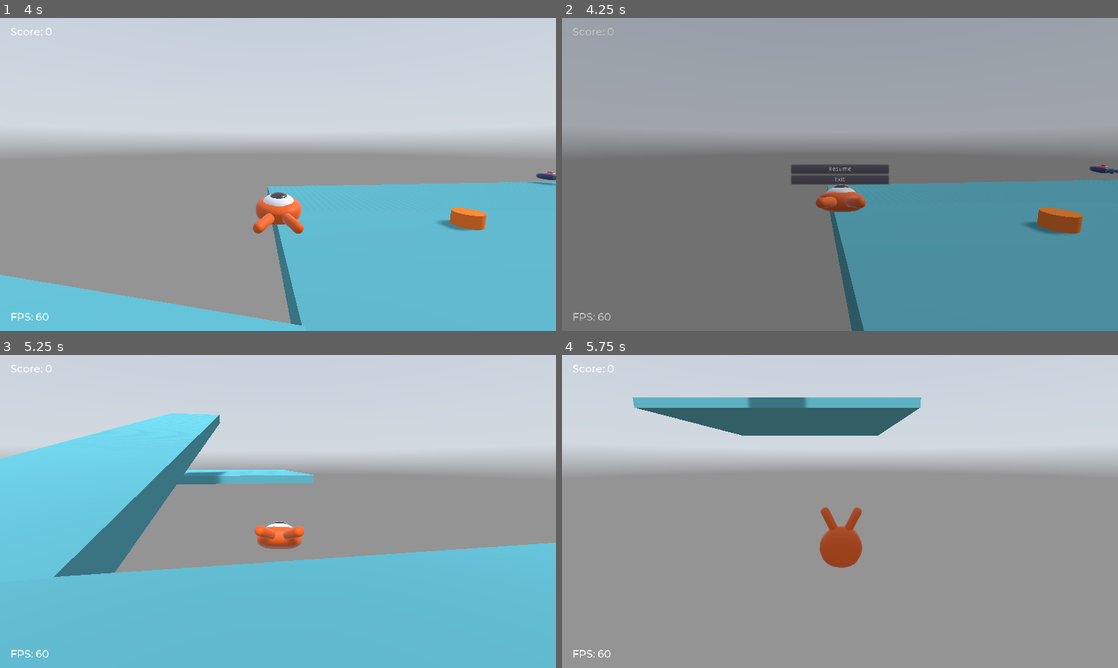
Above: before the commit, frames 1-4 (two rows, left to right).
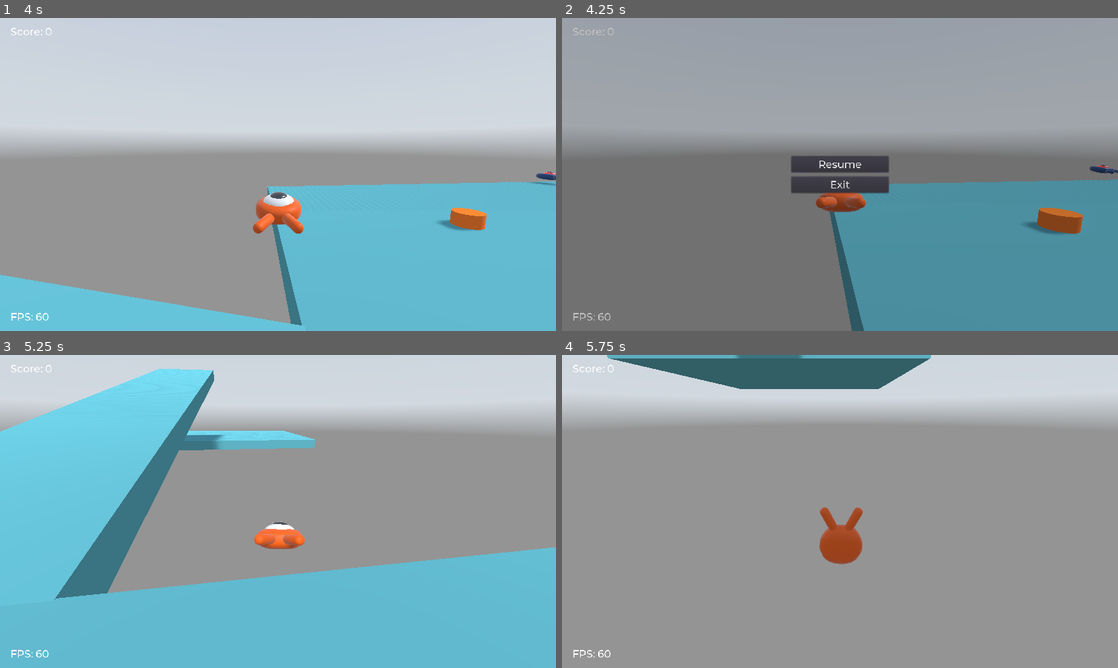
Above: after the commit, the same moments.

Repository: telmotrooper/squash-the-creeps
Game: Godot game, scene res://Main.tscn
Same seed, same stepped clock (60 frames per second), same inputs: the game is played once before the commit and once after it. A sky picture missing from this copy of the repository is replaced by a grey-blue gradient.
Inputs (mouse positions are in pixels of both pictures, inside the frame that each line leads up to):
- Up to frame 1 (4 s): tap Enter (ui_accept) at 0.5 s; move the mouse to (305, 174) at 0.52 s; hold Up (move_forward) from 0.53 s (still down); tap Space (jump) at 0.77, 1.52, 3.02, 3.77 s; move the mouse to (250, 174) at 1.27 s; move the mouse to (289, 168) at 2.02 s; move the mouse to (272, 180) at 2.77 s; move the mouse to (316, 177) at 3.52 s
- Up to frame 2 (4.25 s): keep holding Up (move_forward); tap Escape (pause) at 4.15 s
- Up to frame 3 (5.25 s): release Up (move_forward) at 4.25 s; click "Resume" at 4.25 s; move the mouse to (233, 508) at 5.02 s; hold Up (move_forward) from 5.03 s (still down)
- Up to frame 4 (5.75 s): keep holding Up (move_forward); tap Space (jump) at 5.27 s

Frame 1 is identical in both runs. In frame 2, 1.3% of the frame differs, in the area x 41-59%, y 44-57%; in frame 3, 23%; in frame 4, 25%, in the area x 0-100%, y 0-68%.

Commit message:
All UI nodes share the same parent now

Diff:
--- a/my-3d-squash-the-creeps/Main.tscn
+++ b/my-3d-squash-the-creeps/Main.tscn
@@ -174,32 +174,7 @@
 text = "Press enter to retry"
 align = 1
 
-[node name="AudioStreamPlayer" type="AudioStreamPlayer" parent="."]
-stream = ExtResource( 5 )
-autoplay = true
-
-[node name="WorldEnvironment" type="WorldEnvironment" parent="."]
-environment = ExtResource( 6 )
-
-[node name="Boundary" type="Area" parent="."]
-transform = Transform( -9.5744, 0, 0, 0, -0.2, 0, 0, 0, -9.5744, 0, -25, 0 )
-collision_layer = 524288
-collision_mask = 0
-script = ExtResource( 10 )
-
-[node name="CollisionShape" type="CollisionShape" parent="Boundary"]
-transform = Transform( 30.1979, 0, 0, 0, 1, 0, 0, 0, 30.1979, 0, 0, 0 )
-shape = SubResource( 6 )
-
-[node name="MeshInstance" type="MeshInstance" parent="Boundary"]
-visible = false
-mesh = ExtResource( 7 )
-material/0 = null
-
-[node name="GodotPowerUp" parent="." instance=ExtResource( 11 )]
-transform = Transform( -4.37114e-08, 0, 1, 0, 1, 0, -1, 0, -4.37114e-08, 0, 3.5, -22 )
-
-[node name="Pause" type="Control" parent="."]
+[node name="Pause" type="Control" parent="UserInterface"]
 pause_mode = 2
 visible = false
 anchor_right = 1.0
@@ -209,7 +184,7 @@
 "_edit_use_anchors_": false
 }
 
-[node name="BlackOverlay" type="ColorRect" parent="Pause"]
+[node name="BlackOverlay" type="ColorRect" parent="UserInterface/Pause"]
 anchor_right = 1.0
 anchor_bottom = 1.0
 color = Color( 0, 0, 0, 0.235294 )
@@ -217,7 +192,7 @@
 "_edit_use_anchors_": false
 }
 
-[node name="HBoxContainer" type="VBoxContainer" parent="Pause"]
+[node name="HBoxContainer" type="VBoxContainer" parent="UserInterface/Pause"]
 anchor_left = 0.5
 anchor_top = 0.5
 anchor_right = 0.5
@@ -226,25 +201,51 @@
 margin_top = -77.0
 margin_right = 112.0
 margin_bottom = 77.0
+custom_constants/separation = 10
 alignment = 1
 __meta__ = {
 "_edit_use_anchors_": false
 }
 
-[node name="ResumeButton" type="Button" parent="Pause/HBoxContainer"]
-margin_top = 55.0
+[node name="ResumeButton" type="Button" parent="UserInterface/Pause/HBoxContainer"]
+margin_top = 35.0
 margin_right = 224.0
-margin_bottom = 75.0
+margin_bottom = 72.0
 text = "Resume"
 
-[node name="ExitButton" type="Button" parent="Pause/HBoxContainer"]
-margin_top = 79.0
+[node name="ExitButton" type="Button" parent="UserInterface/Pause/HBoxContainer"]
+margin_top = 82.0
 margin_right = 224.0
-margin_bottom = 99.0
+margin_bottom = 119.0
 text = "Exit"
+
+[node name="AudioStreamPlayer" type="AudioStreamPlayer" parent="."]
+stream = ExtResource( 5 )
+autoplay = true
+
+[node name="WorldEnvironment" type="WorldEnvironment" parent="."]
+environment = ExtResource( 6 )
+
+[node name="Boundary" type="Area" parent="."]
+transform = Transform( -9.5744, 0, 0, 0, -0.2, 0, 0, 0, -9.5744, 0, -25, 0 )
+collision_layer = 524288
+collision_mask = 0
+script = ExtResource( 10 )
+
+[node name="CollisionShape" type="CollisionShape" parent="Boundary"]
+transform = Transform( 30.1979, 0, 0, 0, 1, 0, 0, 0, 30.1979, 0, 0, 0 )
+shape = SubResource( 6 )
+
+[node name="MeshInstance" type="MeshInstance" parent="Boundary"]
+visible = false
+mesh = ExtResource( 7 )
+material/0 = null
+
+[node name="GodotPowerUp" parent="." instance=ExtResource( 11 )]
+transform = Transform( -4.37114e-08, 0, 1, 0, 1, 0, -1, 0, -4.37114e-08, 0, 3.5, -22 )
 
 [connection signal="hit" from="Player" to="." method="_on_Player_hit"]
 [connection signal="timeout" from="MobTimer" to="." method="_on_MobTimer_timeout"]
+[connection signal="pressed" from="UserInterface/Pause/HBoxContainer/ResumeButton" to="UserInterface/Pause" method="_on_ResumeButton_pressed"]
+[connection signal="pressed" from="UserInterface/Pause/HBoxContainer/ExitButton" to="UserInterface/Pause" method="_on_ExitButton_pressed"]
 [connection signal="body_entered" from="Boundary" to="Boundary" method="_on_Boundary_body_entered"]
-[connection signal="pressed" from="Pause/HBoxContainer/ResumeButton" to="Pause" method="_on_ResumeButton_pressed"]
-[connection signal="pressed" from="Pause/HBoxContainer/ExitButton" to="Pause" method="_on_ExitButton_pressed"]
--- a/my-3d-squash-the-creeps/Pause.gd
+++ b/my-3d-squash-the-creeps/Pause.gd
@@ -15,6 +15,5 @@
 func _on_ResumeButton_pressed():
   pause()
 
-
 func _on_ExitButton_pressed():
   get_tree().quit()
